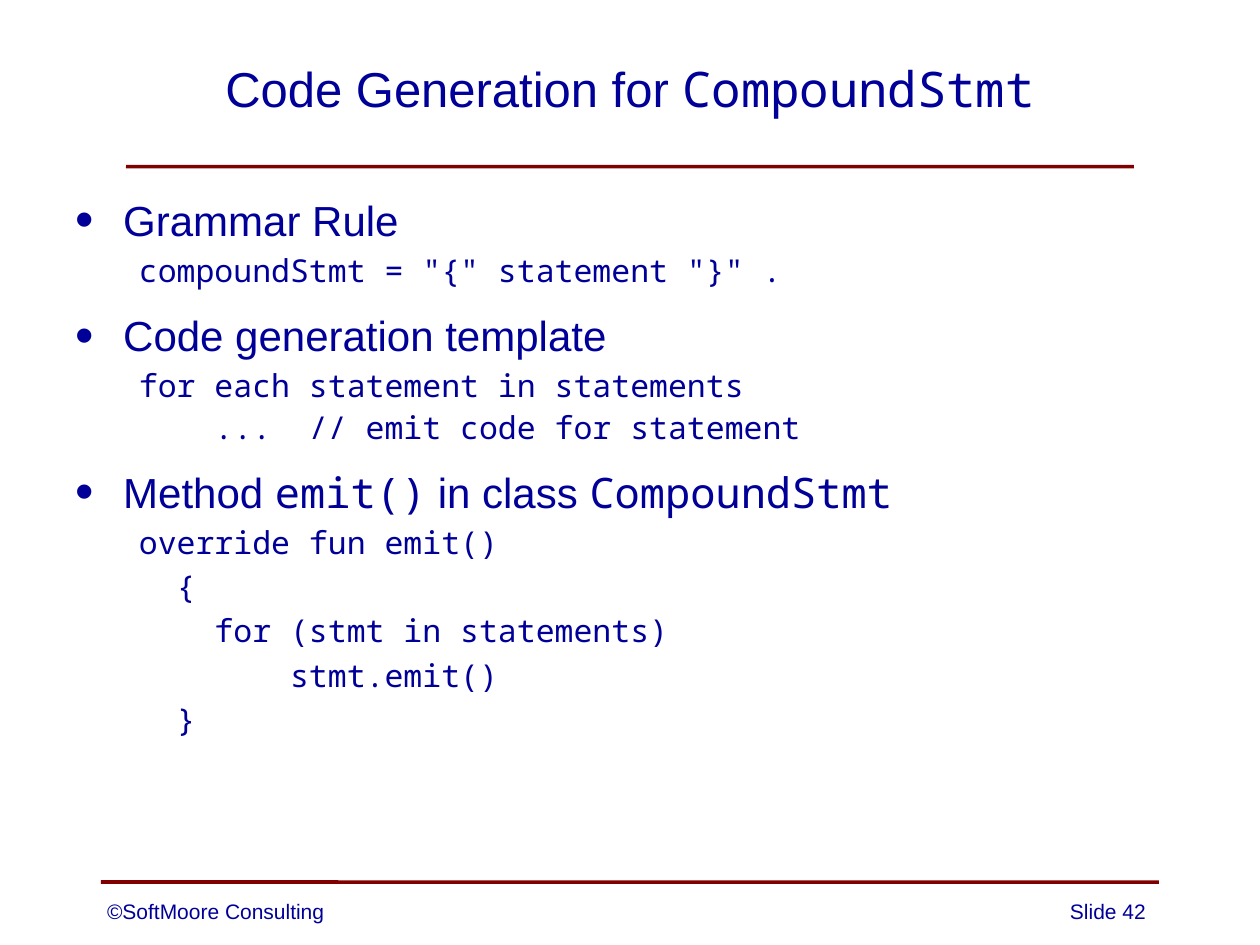
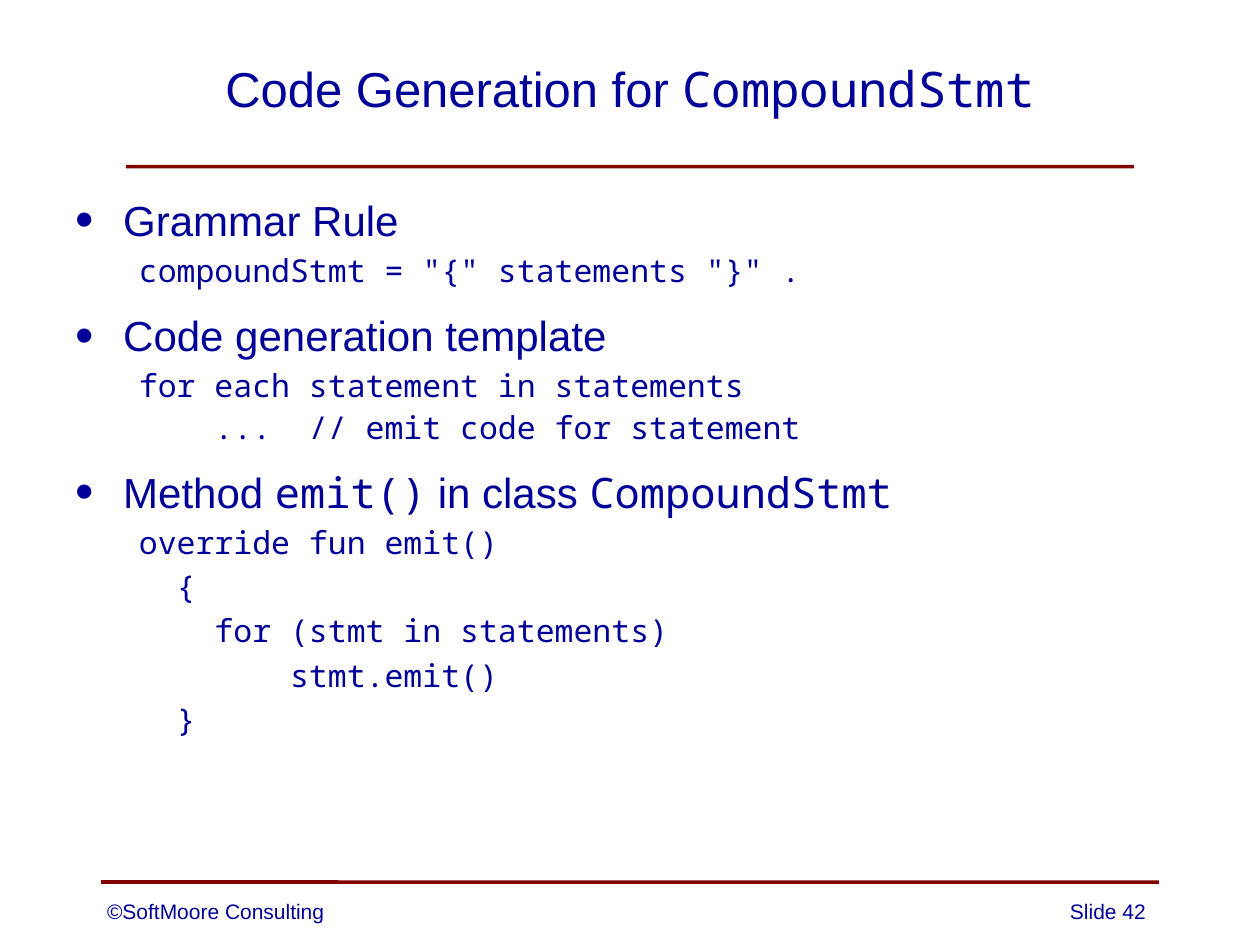
Before and after one commit to SoftMoore/CPRL-Kt-2nd, a slide deck: slide 42 of PowerPoints/11 - Code Generation.pptx. Drawn at 1260x945 pixels with LibreOffice and Linux fonts; fonts in the diff are those of the drawing. Boxes give left, top, right and bottom in pixels: in the first picture for what was removed or moved away, otherwise in the second. Text is boxed around its words. In the diff, an @@ line names an element or a change of style, - is before the commit and + after.

Commit message:
minor change to one slide

```diff
--- a/PowerPoints/11 - Code Generation.pptx
+++ b/PowerPoints/11 - Code Generation.pptx
@@ text at box(139, 258, 687, 290): text changed @@
-  compoundStmt = "{" statement "}" .
+  compoundStmt = "{" statements "}" .
```
